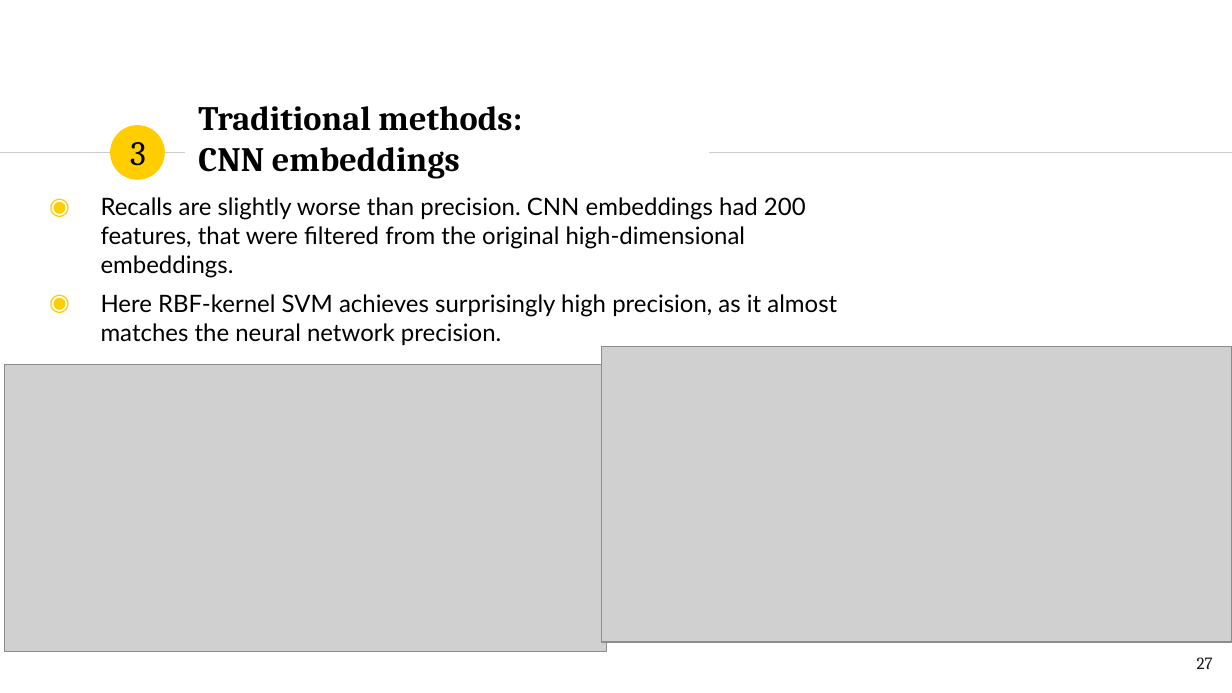
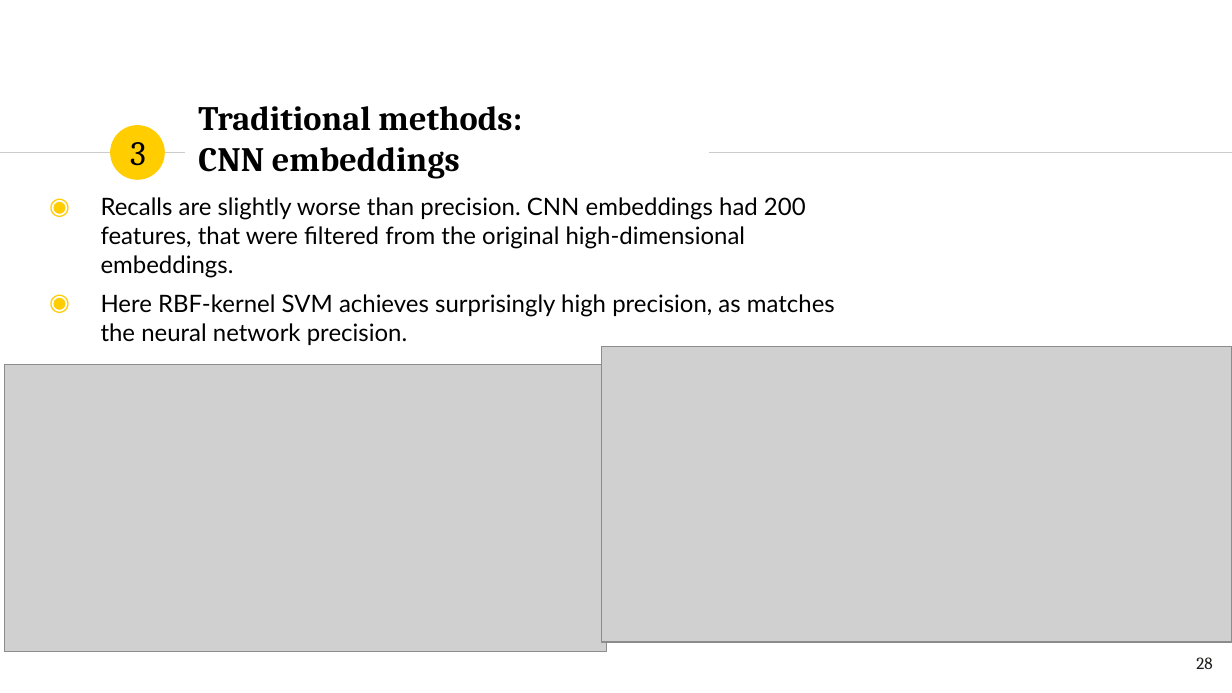
Before and after one commit to TeemuSo/Loop-Q-prize, a slide deck: slide 28 of reports/Sormunen, Teemu_Overview.pptx (slide 27 before the commit). Drawn at 1232x693 pixels with LibreOffice and Linux fonts; fonts in the diff are those of the drawing; grey boxes stand for pictures. Boxes give left, top, right and bottom in pixels: in the first picture for what was removed or moved away, otherwise in the second. Text is boxed around its words. In the diff, an @@ line names an element or a change of style, - is before the commit and + after.

```diff
--- a/reports/Sormunen, Teemu_Overview.pptx
+++ b/reports/Sormunen, Teemu_Overview.pptx
@@ text at box(101, 294, 835, 345): text changed @@
-◉ Here RBF-kernel SVM achieves surprisingly high precision, as it almost matches the neural network precision.
+◉ Here RBF-kernel SVM achieves surprisingly high precision, as matches the neural network precision.
@@ page number at box(1196, 657, 1212, 669): text changed @@
-27
+28
```
Also in this commit, not shown: 9 other slides changed, 1 slide added, 1 other file.
